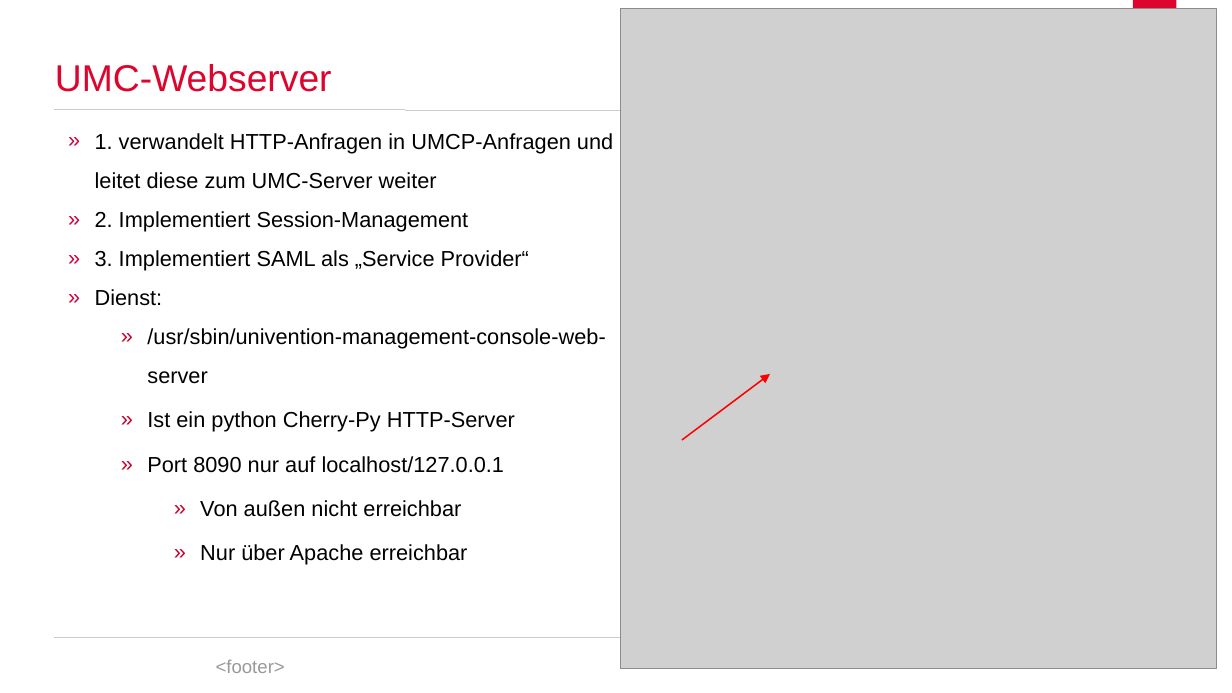
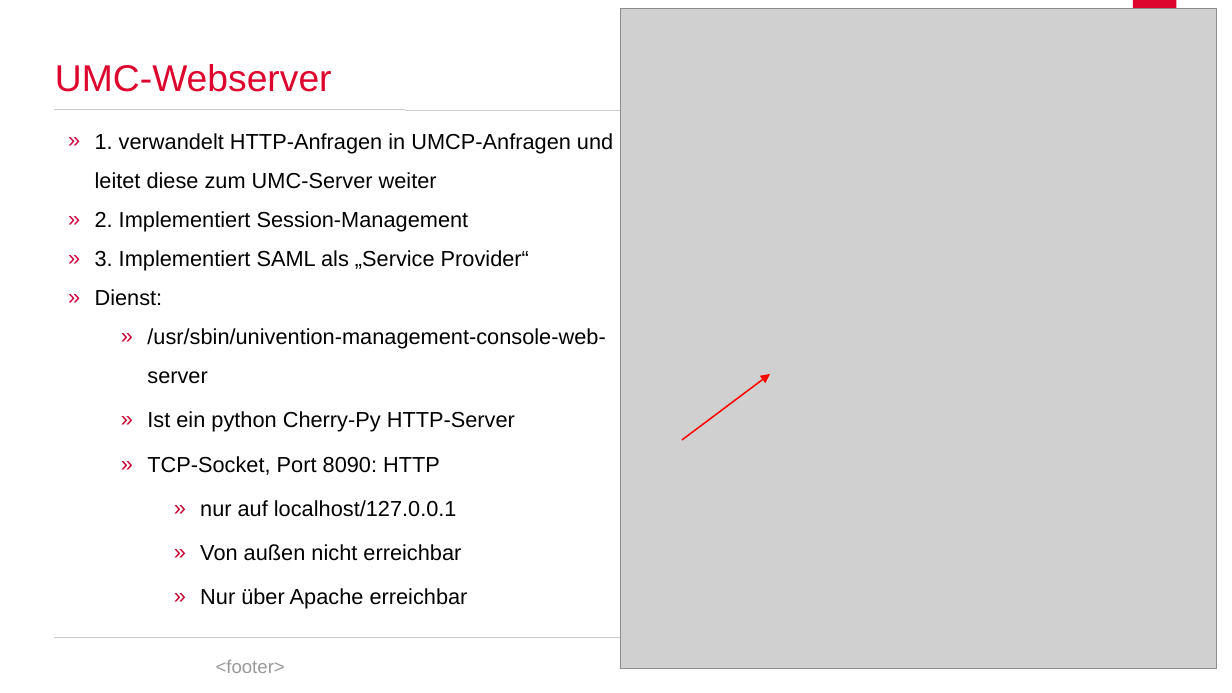
Before and after one commit to spaceone/presentations, a slide deck: slide 7 of univention-management-console/univention-management-console.odp. Drawn at 1232x693 pixels with LibreOffice and Linux fonts; fonts in the diff are those of the drawing; grey boxes stand for pictures; background and template pictures are left out. Boxes give left, top, right and bottom in pixels: in the first picture for what was removed or moved away, otherwise in the second. Text is boxed around its words. In the diff, an @@ line names an element or a change of style, - is before the commit and + after.

```diff
--- a/univention-management-console/univention-management-console.odp
+++ b/univention-management-console/univention-management-console.odp
@@ text at <box>147,456,457,517</box>: text changed @@
-    » Port 8090 nur auf localhost/127.0.0.1
+    » TCP-Socket, Port 8090: HTTP
+        » nur auf localhost/127.0.0.1
```
Also in this commit, not shown: 8 other slides changed.
